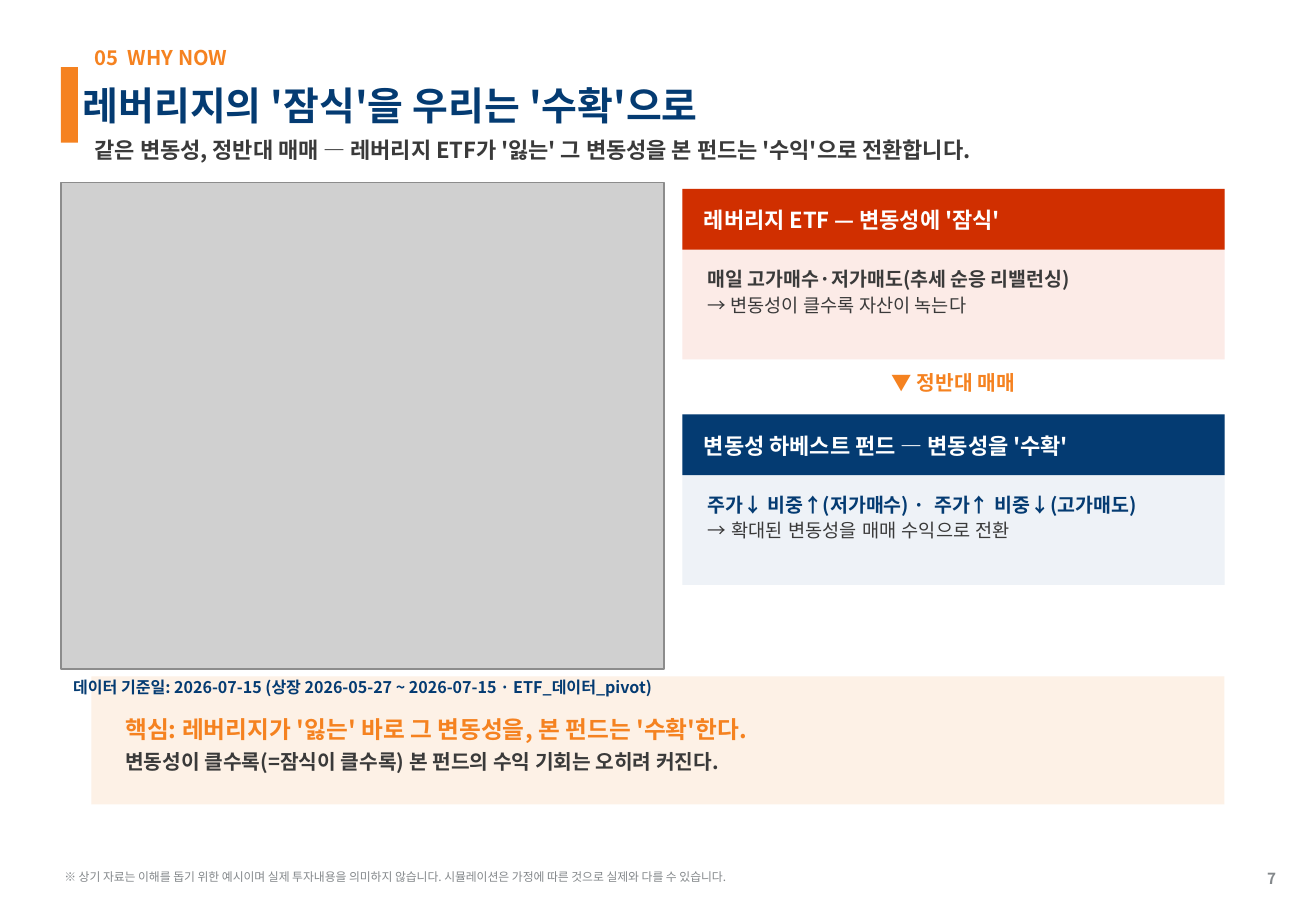
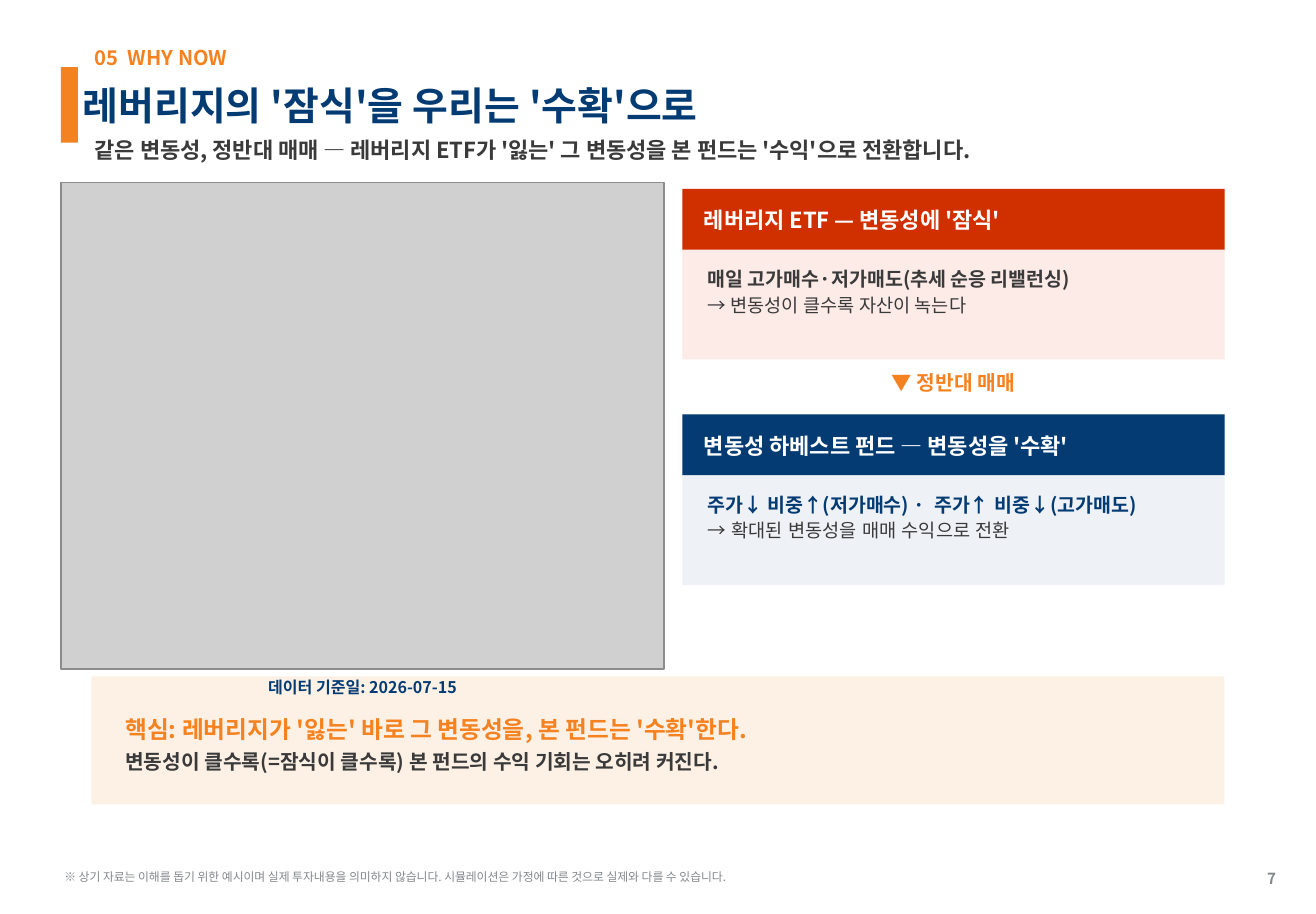
Before and after one commit to gamer383-bit/Volatility-Fund, a slide deck: slide 7 of 제안서/변동성하베스트펀드_AITop2_v1_20260715.pptx. Drawn at 1316x914 pixels with LibreOffice and Linux fonts; fonts in the diff are those of the drawing; grey boxes stand for pictures. Boxes give left, top, right and bottom in pixels: in the first picture for what was removed or moved away, otherwise in the second. Text is boxed around its words. In the diff, an @@ line names an element or a change of style, - is before the commit and + after.

```diff
--- a/제안서/변동성하베스트펀드_AITop2_v1_20260715.pptx
+++ b/제안서/변동성하베스트펀드_AITop2_v1_20260715.pptx
@@ text at <box>268,679,457,695</box>: text changed @@
-데이터 기준일: 2026-07-15 (상장 2026-05-27 ~ 2026-07-15 · ETF_데이터_pivot)
+데이터 기준일: 2026-07-15
```
Also in this commit, not shown: 2 other files.
